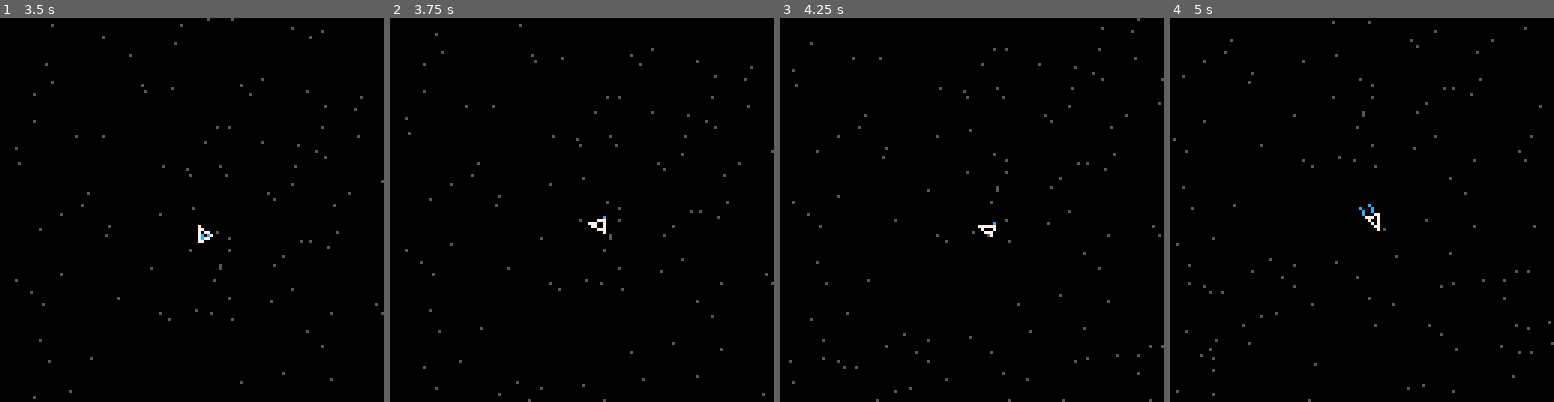
Above: before the commit, frames 1-4 (left to right).
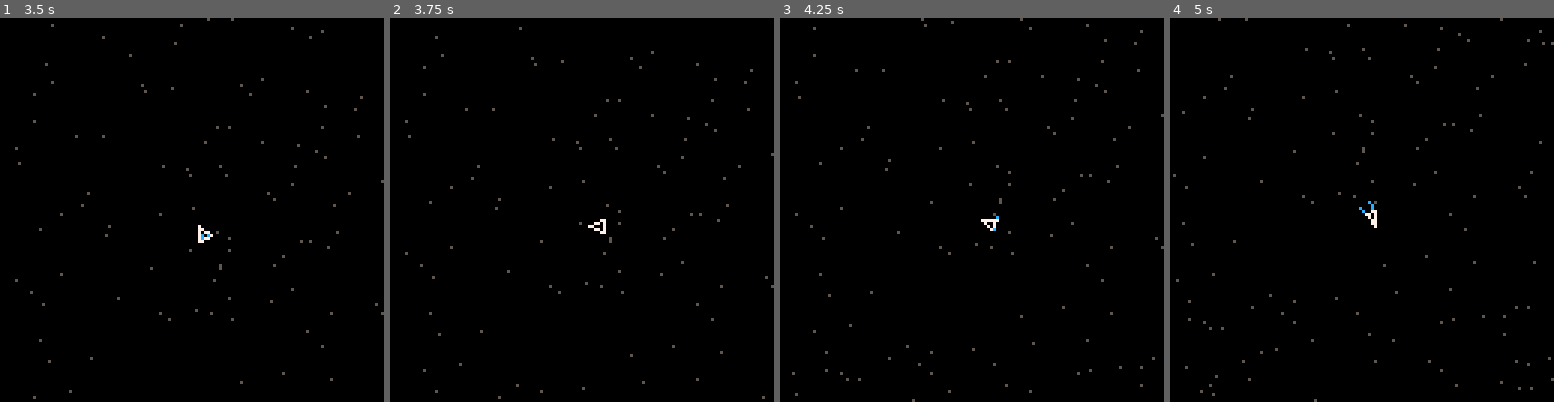
Above: after the commit, the same moments.

Repository: T0astBread/pico8-game-in-space
Game: PICO-8 cartridge picospace.p8
Same seed, same stepped clock (60 frames per second), same inputs: the game is played once before the commit and once after it.
Inputs:
- Up to frame 1 (3.5 s): hold Right 1.6-2.1 s; hold Up 2.15-2.42 s; hold Right 2.47-3.03 s; hold Left from 3.08 s (still down)
- Up to frame 2 (3.75 s): release Left at 3.58 s; hold Down from 3.63 s (still down)
- Up to frame 3 (4.25 s): release Down at 3.97 s; hold Right from 4.02 s (still down)
- Up to frame 4 (5 s): release Right at 4.68 s; hold Up from 4.73 s (still down)

Frame 1 is identical in both runs. In frame 2, 1.2% of the frame differs, in the area x 3-100%, y 1-100%; in frame 3, 1.5%; in frame 4, 1.5%, in the area x 0-100%, y 0-100%.

Commit message:
Add handbrake

Diff:
--- a/picospace.p8
+++ b/picospace.p8
@@ -127,6 +127,8 @@
 			pllvel,
 			v2_mul(v2_rot(angle),mul))
 	end
+
+	if(btn(3)) pllvel=v2_mul(pllvel,.95)
 
 	pllvel=v2_clamp(pllvel,6)
 	plpos=v2_add(plpos,pllvel)
